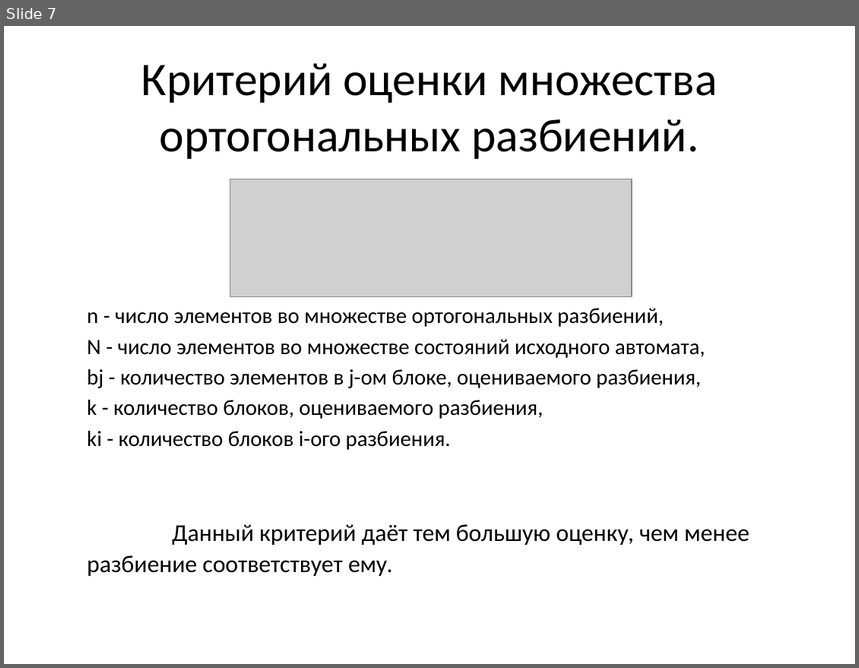
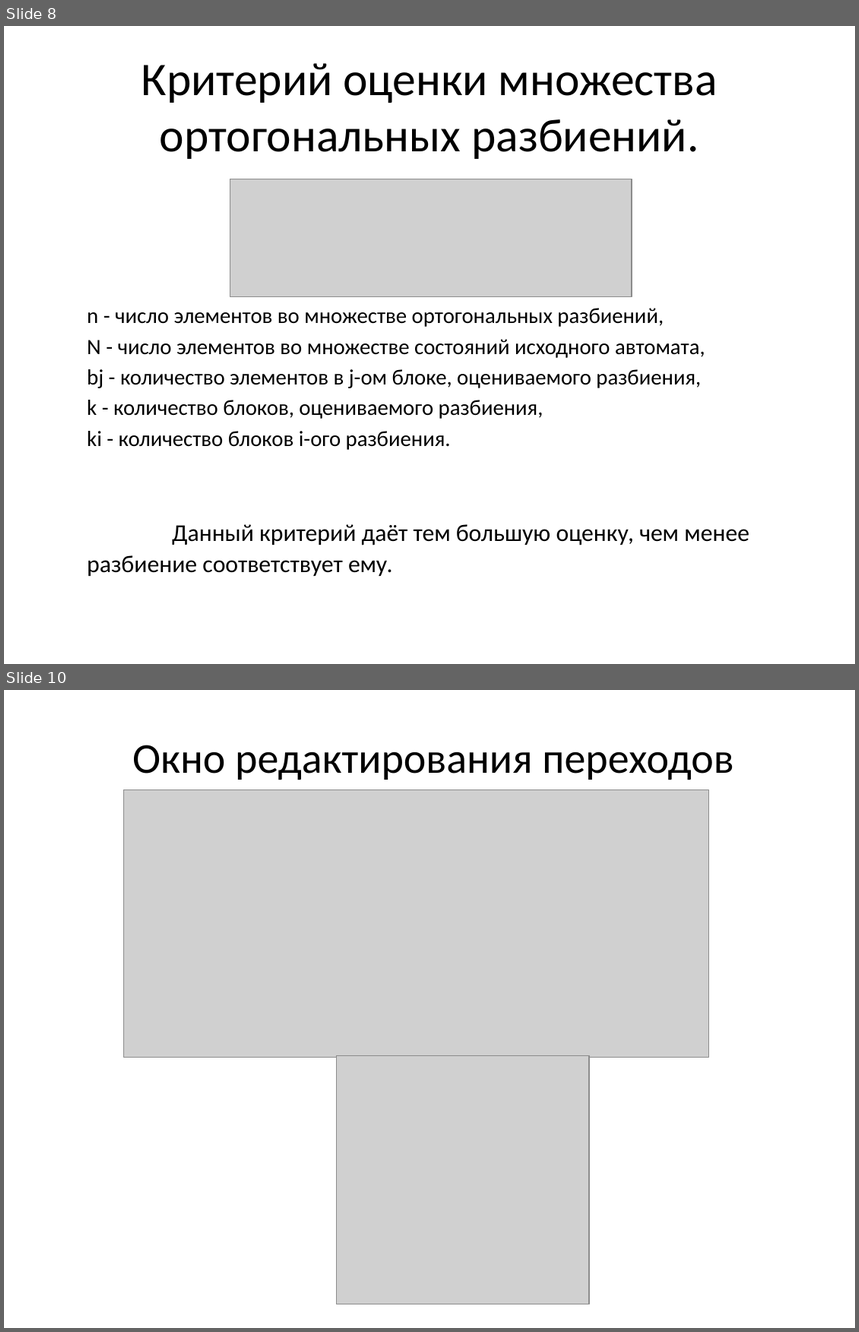
Before and after one commit to erad888/fsm-decompose, a slide deck: Презентация.pptx. Shown one above the other, each under a label of ours: slide 7 before the commit, slides 8 and 10 after it; the slides between them are not shown. The pictures are 859x668 and 859x1332 pixels, drawn with LibreOffice and Linux fonts; fonts in the diff are those of the drawing; grey boxes stand for pictures. Boxes give left, top, right and bottom in pixels: in the first picture for what was removed or moved away, otherwise in the second. Text is boxed around its words. In the diff, an @@ line names an element or a change of style, - is before the commit and + after.

```diff
--- a/Презентация.pptx
+++ b/Презентация.pptx
@@ slide 10 added at (4,690,855,1328), background #FFFFFF @@
@@ title added at (132,745,734,780), 36 pt, text #000000 @@
+Окно редактирования переходов
@@ picture added at (124,790,709,1057) @@
@@ picture added at (337,1056,590,1305) @@
@@ what was slide 7 is now slide 8 @@
```
Also in this commit, not shown: 3 slides changed, 6 other slides added, 1 other file.
